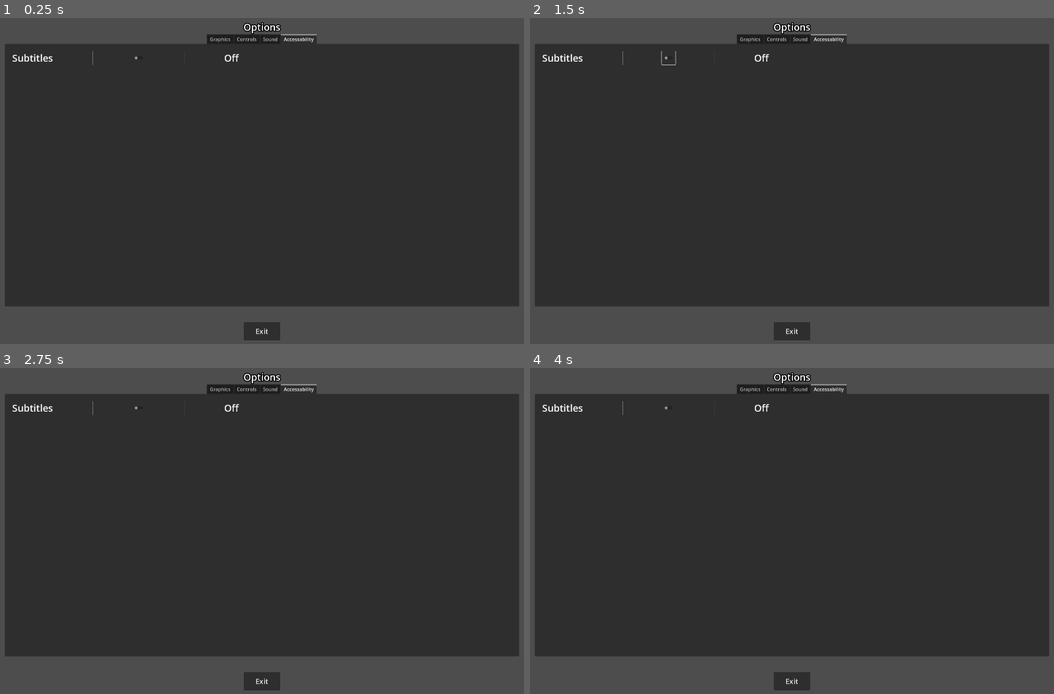
Above: before the commit, frames 1-4 (two rows, left to right).
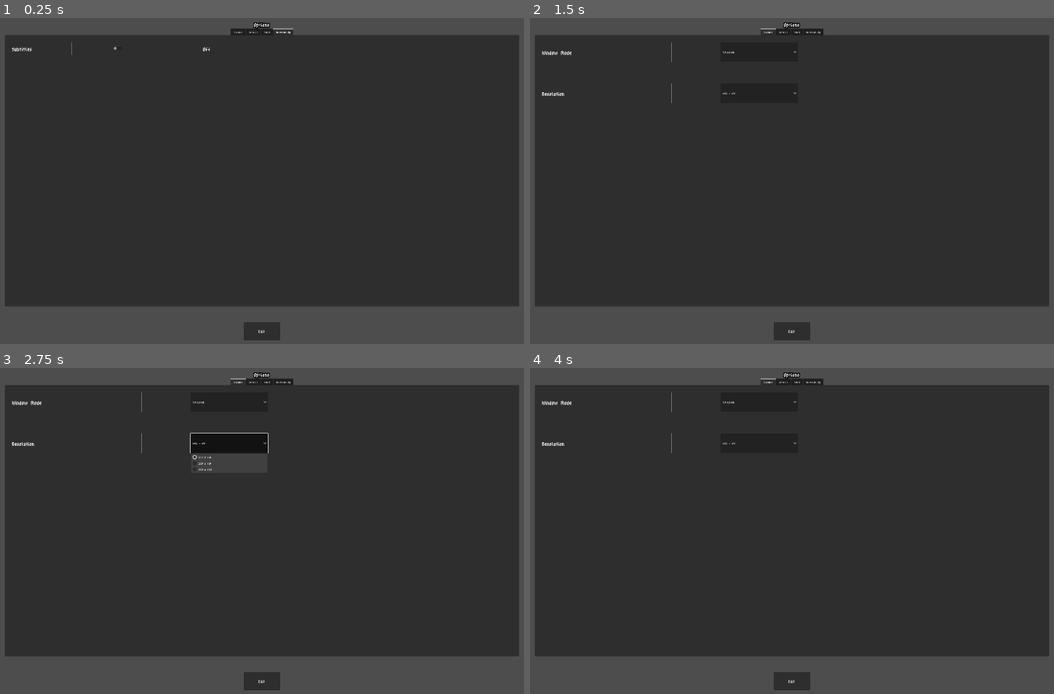
Above: after the commit, the same moments.

Repository: Netizen-Sys10/repel-the-night
Game: Godot game, scene res://MainMenu/OptionsMenu/options_menu.tscn
Two runs of this game, one before a commit and one after it. Both use one fixed random seed, a clock stepped at 60 frames per second and the inputs below. This scene is started directly instead of the project's main scene.
Inputs (mouse positions are in pixels of both pictures, inside the frame that each line leads up to; where the layout moved, square brackets give the same spot in the first picture):
- Up to frame 1 (0.25 s): no input
- Up to frame 2 (1.5 s): click (645, 47) [666, 57] at 0.5 s; tap Enter at 1.25 s; hold D (move_right) from 1.28 s (still down)
- Up to frame 3 (2.75 s): release D (move_right) at 2 s; click (230, 442) at 2 s, where only the run after the commit has a clickable "1152 x 648"
- Up to frame 4 (4 s): tap Space at 2.75 s; hold A (move_left) 2.78-3.53 s; tap Enter at 3.5 s; hold D (move_right) from 3.53 s (still down)

The runs differ from the first frame. In frame 1, 2.5% of the frame differs, in the area x 0-100%, y 1-98%; in frame 2, 2.6%; in frame 3, 3.5%; in frame 4, 2.6%.

Commit message:
Updated Font, Menu Layout

Diff:
--- a/MainMenu/OptionsMenu/options_menu.gd
+++ b/MainMenu/OptionsMenu/options_menu.gd
@@ -2,6 +2,7 @@
 extends Control
 
 @onready var exit_button = $MarginContainer/VBoxContainer/Exit_Button as Button
+@onready var settings_tab_container = $MarginContainer/VBoxContainer/Settings_Tab_Container as SettingsTabContainer
 
 func enter() -> void:
 	pass
--- /dev/null
+++ b/MainMenu/OptionsMenu/settings_tab_container.gd
@@ -0,0 +1,32 @@
+class_name SettingsTabContainer
+
+extends Control
+
+@onready var tab_container = $TabContainer as TabContainer
+
+signal Exit_Options_menu
+
+func _process(delta):
+	options_menu_input()
+
+func change_tab(tab : int) -> void:
+	tab_container.set_current_tab(tab)
+
+func options_menu_input() -> void:
+	if Input.is_action_just_pressed("move_right") or Input.is_action_just_pressed("ui_right"):
+		if tab_container.current_tab >= tab_container.get_tab_count()-1:
+			change_tab(0)
+			return
+
+		var next_tab = tab_container.current_tab + 1
+		change_tab(next_tab)
+	if Input.is_action_just_pressed("move_left") or Input.is_action_just_pressed("ui_left"):
+		if tab_container.current_tab == 0:
+			change_tab(tab_container.get_tab_count() - 1 )
+			return
+
+		var previous_tab = tab_container.current_tab - 1
+		change_tab(previous_tab)
+
+	if Input.is_action_just_pressed("ui_cancel"):
+		Exit_Options_menu.emit()
--- a/MainMenu/OptionsMenu/settings_tab_container.tscn
+++ b/MainMenu/OptionsMenu/settings_tab_container.tscn
@@ -1,7 +1,8 @@
-[gd_scene load_steps=9 format=3 uid="uid://cv4imsp08kwco"]
+[gd_scene load_steps=10 format=3 uid="uid://cv4imsp08kwco"]
 
 [ext_resource type="PackedScene" uid="uid://n4nq2n6f3lir" path="res://MainMenu/OptionsMenu/Buttons/hotkey_rebind_button.tscn" id="1_bx2pw"]
 [ext_resource type="PackedScene" uid="uid://d3iy7ux7w51up" path="res://MainMenu/OptionsMenu/Buttons/window_mode_button.tscn" id="1_cqmde"]
+[ext_resource type="Script" path="res://MainMenu/OptionsMenu/settings_tab_container.gd" id="1_uxmmy"]
 [ext_resource type="PackedScene" uid="uid://d0nlfmh0xv0kb" path="res://MainMenu/OptionsMenu/Buttons/resolution_display_button.tscn" id="2_fwd5x"]
 [ext_resource type="PackedScene" uid="uid://sufoanc0k8ns" path="res://MainMenu/OptionsMenu/Buttons/audio_slider_settings.tscn" id="4_q4cvf"]
 [ext_resource type="PackedScene" uid="uid://des0tgnrdbbl0" path="res://MainMenu/OptionsMenu/Buttons/subtitles_toggle_button.tscn" id="5_k25dl"]
@@ -19,6 +20,7 @@
 anchor_bottom = 1.0
 grow_horizontal = 2
 grow_vertical = 2
+script = ExtResource("1_uxmmy")
 
 [node name="TabContainer" type="TabContainer" parent="."]
 layout_mode = 1
--- a/MainMenu/TitleMenu/title_menu.tscn
+++ b/MainMenu/TitleMenu/title_menu.tscn
@@ -1,12 +1,9 @@
-[gd_scene load_steps=5 format=3 uid="uid://c3k364mkr82y4"]
+[gd_scene load_steps=4 format=3 uid="uid://c3k364mkr82y4"]
 
 [ext_resource type="Texture2D" uid="uid://bfgndd2dnf8ui" path="res://MainMenu/Common/Backgound.png" id="1_axkb5"]
 [ext_resource type="Script" path="res://MainMenu/TitleMenu/title_menu.gd" id="1_q1sey"]
 
 [sub_resource type="SystemFont" id="SystemFont_wea5h"]
-font_names = PackedStringArray("Impact")
-
-[sub_resource type="SystemFont" id="SystemFont_upuj8"]
 font_names = PackedStringArray("Impact")
 
 [node name="TitleMenu" type="Control"]
@@ -34,10 +31,10 @@
 anchor_bottom = 1.0
 grow_horizontal = 2
 grow_vertical = 2
-theme_override_constants/margin_left = 12
-theme_override_constants/margin_top = 12
-theme_override_constants/margin_right = 12
-theme_override_constants/margin_bottom = 12
+theme_override_constants/margin_left = 48
+theme_override_constants/margin_top = 48
+theme_override_constants/margin_right = 48
+theme_override_constants/margin_bottom = 48
 
 [node name="VBoxContainer" type="VBoxContainer" parent="MarginContainer"]
 layout_mode = 2
@@ -62,42 +59,47 @@
 
 [node name="HBoxContainer" type="HBoxContainer" parent="MarginContainer"]
 layout_mode = 2
-alignment = 1
 
 [node name="VBoxContainer" type="VBoxContainer" parent="MarginContainer/HBoxContainer"]
 layout_mode = 2
-theme_override_constants/separation = 24
+theme_override_constants/separation = 48
 alignment = 1
 
-[node name="Seperator2" type="Control" parent="MarginContainer/HBoxContainer/VBoxContainer"]
+[node name="StartButton" type="Button" parent="MarginContainer/HBoxContainer/VBoxContainer"]
+custom_minimum_size = Vector2(300, 64)
 layout_mode = 2
-
-[node name="StartButton" type="Button" parent="MarginContainer/HBoxContainer/VBoxContainer"]
-custom_minimum_size = Vector2(120, 32)
-layout_mode = 2
-theme_override_fonts/font = SubResource("SystemFont_upuj8")
-theme_override_font_sizes/font_size = 24
-text = "Start
-"
-
-[node name="Seperator3" type="Control" parent="MarginContainer/HBoxContainer/VBoxContainer"]
-layout_mode = 2
+theme_override_font_sizes/font_size = 48
+text = "Continue"
 
 [node name="OptionsButton" type="Button" parent="MarginContainer/HBoxContainer/VBoxContainer"]
-custom_minimum_size = Vector2(120, 32)
+custom_minimum_size = Vector2(140, 64)
 layout_mode = 2
-theme_override_fonts/font = SubResource("SystemFont_upuj8")
-theme_override_font_sizes/font_size = 24
+theme_override_font_sizes/font_size = 48
 text = "Options
 "
 
-[node name="Seperator4" type="Control" parent="MarginContainer/HBoxContainer/VBoxContainer"]
+[node name="IslandsButton" type="Button" parent="MarginContainer/HBoxContainer/VBoxContainer"]
+custom_minimum_size = Vector2(140, 64)
 layout_mode = 2
+theme_override_font_sizes/font_size = 48
+text = "Islands
+"
+
+[node name="ControlsButton" type="Button" parent="MarginContainer/HBoxContainer/VBoxContainer"]
+custom_minimum_size = Vector2(140, 64)
+layout_mode = 2
+theme_override_font_sizes/font_size = 48
+text = "Controls"
+
+[node name="CreditsButton" type="Button" parent="MarginContainer/HBoxContainer/VBoxContainer"]
+custom_minimum_size = Vector2(140, 64)
+layout_mode = 2
+theme_override_font_sizes/font_size = 48
+text = "Credits"
 
 [node name="ExitButton" type="Button" parent="MarginContainer/HBoxContainer/VBoxContainer"]
-custom_minimum_size = Vector2(120, 32)
+custom_minimum_size = Vector2(140, 64)
 layout_mode = 2
-theme_override_fonts/font = SubResource("SystemFont_upuj8")
-theme_override_font_sizes/font_size = 24
-text = "Quit
+theme_override_font_sizes/font_size = 48
+text = "Save + Quit
 "
--- a/default_bus_layout.tres
+++ b/default_bus_layout.tres
@@ -1,6 +1,7 @@
 [gd_resource type="AudioBusLayout" format=3 uid="uid://ck5xv7nei8q4h"]
 
 [resource]
+bus/0/send = &"New Bus"
 bus/1/name = &"Music"
 bus/1/solo = false
 bus/1/mute = false
--- a/project.godot
+++ b/project.godot
@@ -25,6 +25,10 @@
 window/stretch/aspect="expand"
 window/stretch/scale_mode="integer"
 
+[gui]
+
+theme/custom_font="res://m3x6.ttf"
+
 [input]
 
 move_left={
Not shown, added: MainMenu/Common/Sketchbook 2024-10-13.ogg.import
Binary file added: m3x6.ttf
Not shown, added: m3x6.ttf.import
Not shown, added: MainMenu/Common/Sketchbook 2024-10-13.ogg
